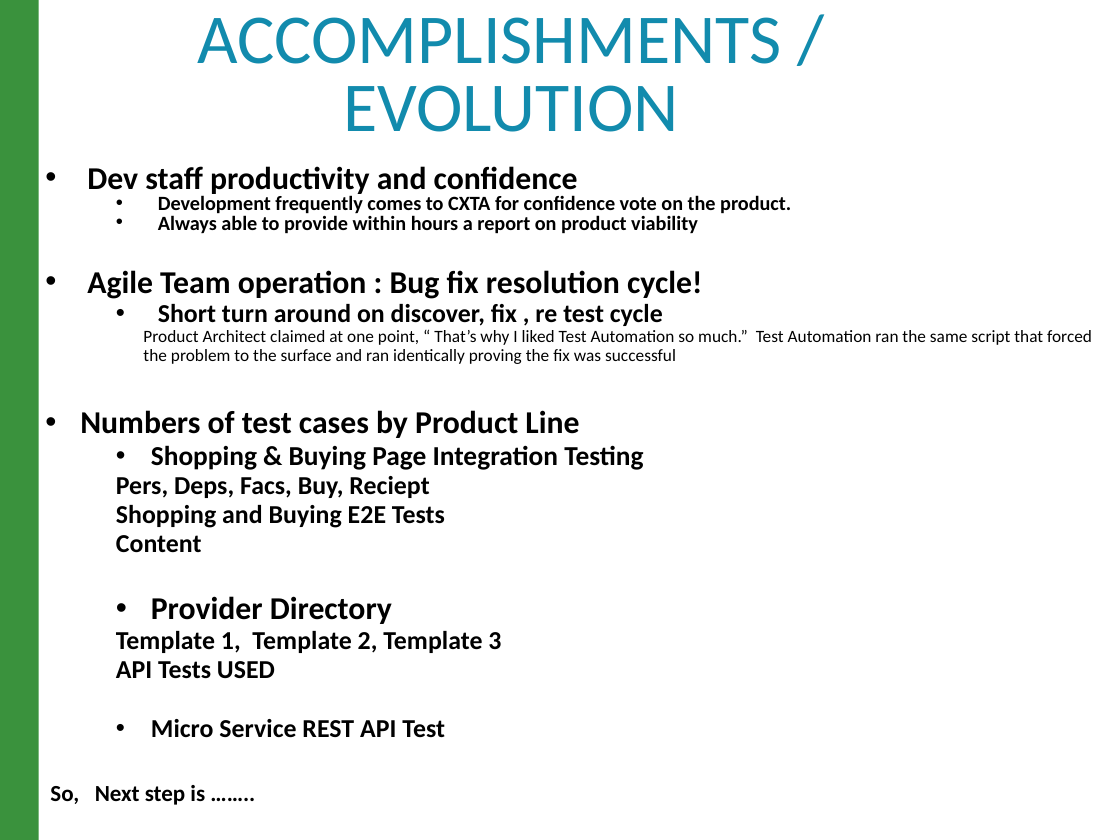
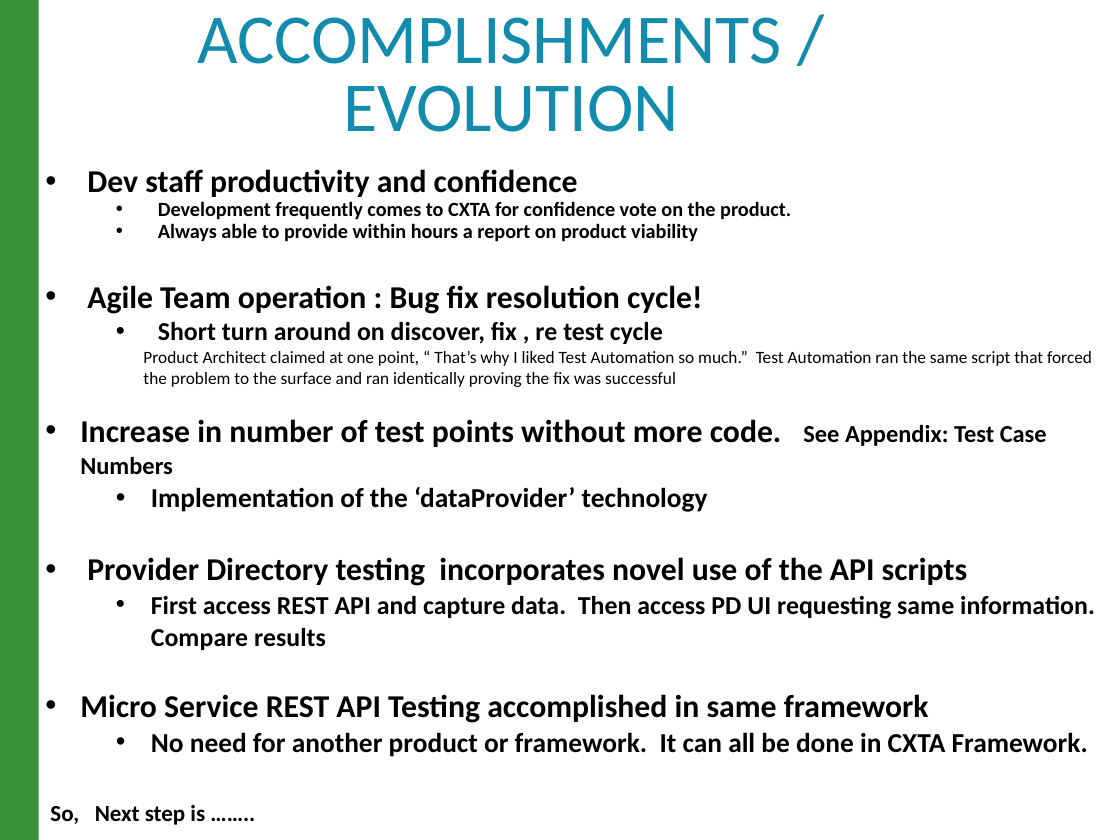
Before and after one commit to raghav9329/mainProf, a slide deck: slide 5 of CurrentWork_Delta/CX_StrategyPowerPoint.pptx. Drawn at 1120x840 pixels with LibreOffice and Linux fonts; fonts in the diff are those of the drawing. Boxes give left, top, right and bottom in pixels: in the first picture for what was removed or moved away, otherwise in the second. Text is boxed around its words. In the diff, an @@ line names an element or a change of style, - is before the commit and + after.

Commit message:
3/27/28 mods and file capture

```diff
--- a/CurrentWork_Delta/CX_StrategyPowerPoint.pptx
+++ b/CurrentWork_Delta/CX_StrategyPowerPoint.pptx
@@ text at (50,169,1092,825): line spacing 1.15 to 1.25; line spacing 0.8 to 0.9; line spacing 0.9 to 1 @@
@@ text at (80,419,1095,757): text changed; size 16.6 to 20.4 pt @@
-• Numbers of test cases by Product Line
-  • Shopping & Buying Page Integration Testing
-  Pers, Deps, Facs, Buy, Reciept
-  Shopping and Buying E2E Tests
-  Content
-  • Provider Directory
-  Template 1, Template 2, Template 3
-  API Tests USED
-  • Micro Service REST API Test
+• Increase in number of test points without more code. See Appendix: Test Case Numbers
+  • Implementation of the ‘dataProvider’ technology
+• Provider Directory testing incorporates novel use of the API scripts
+  • First access REST API and capture data. Then access PD UI requesting same information. Compare results
+• Micro Service REST API Testing accomplished in same framework
+  • No need for another product or framework. It can all be done in CXTA Framework.
```
Also in this commit, not shown: 3 other slides changed, 1 slide added, 2 other files.
